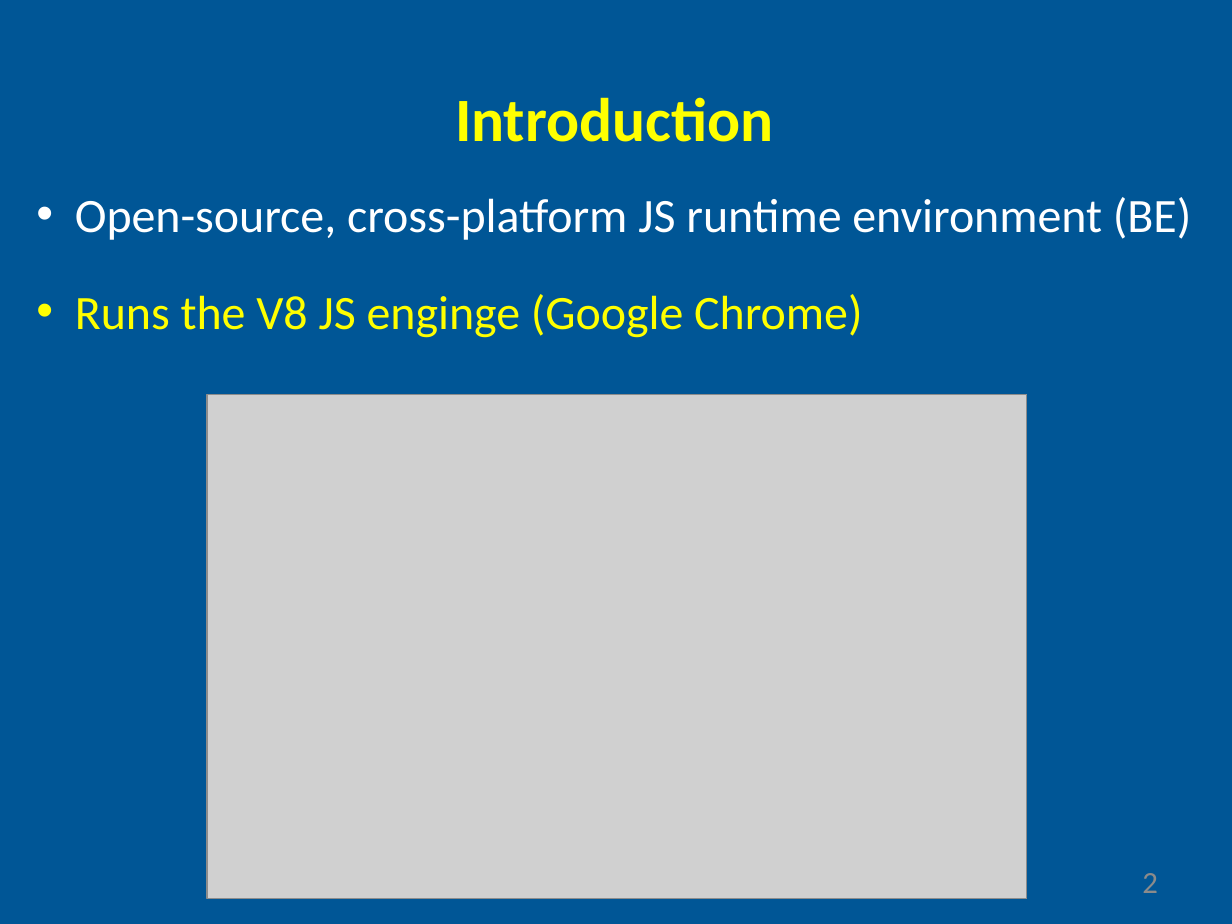
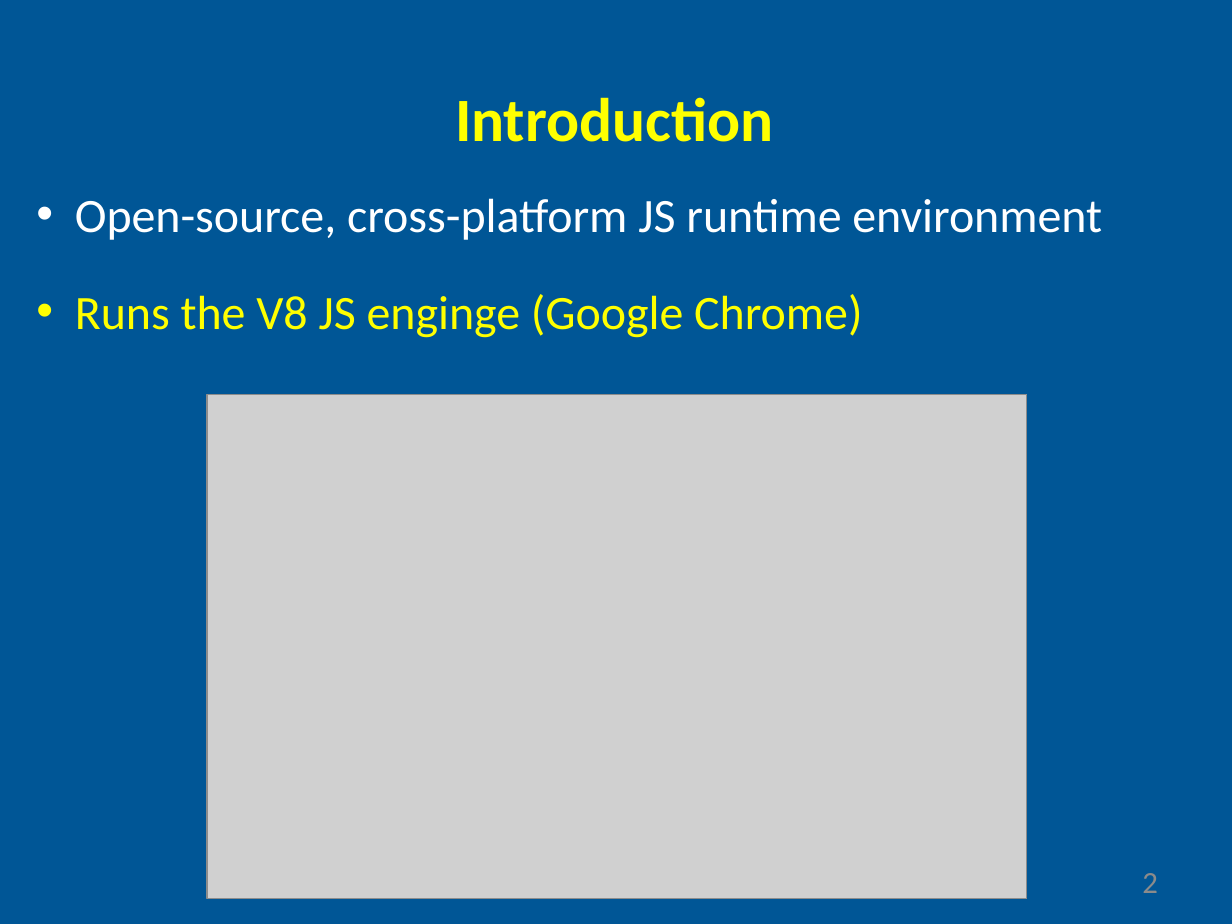
Before and after one commit to gyoryakos/presentations, a slide deck: slide 2 of nodejs.pptx. Drawn at 1232x924 pixels with LibreOffice and Linux fonts; fonts in the diff are those of the drawing; grey boxes stand for pictures. Boxes give left, top, right and bottom in pixels: in the first picture for what was removed or moved away, otherwise in the second. Text is boxed around its words. In the diff, an @@ line names an element or a change of style, - is before the commit and + after.

```diff
--- a/nodejs.pptx
+++ b/nodejs.pptx
@@ text at [75,198,1102,240]: text changed @@
-• Open-source, cross-platform JS runtime environment (BE)
+• Open-source, cross-platform JS runtime environment
```
Also in this commit, not shown: 2 other slides changed, 1 slide added.
